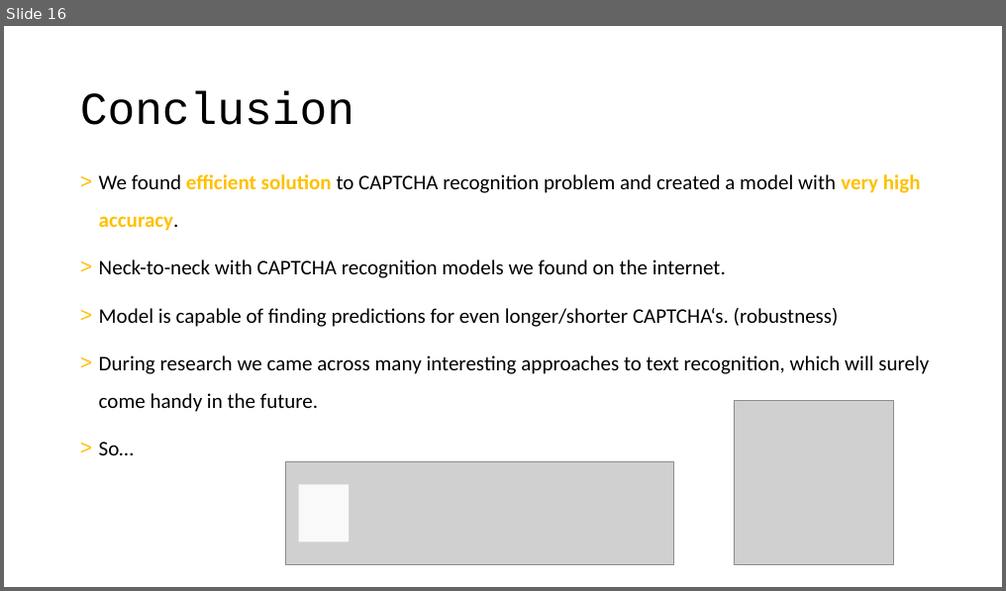
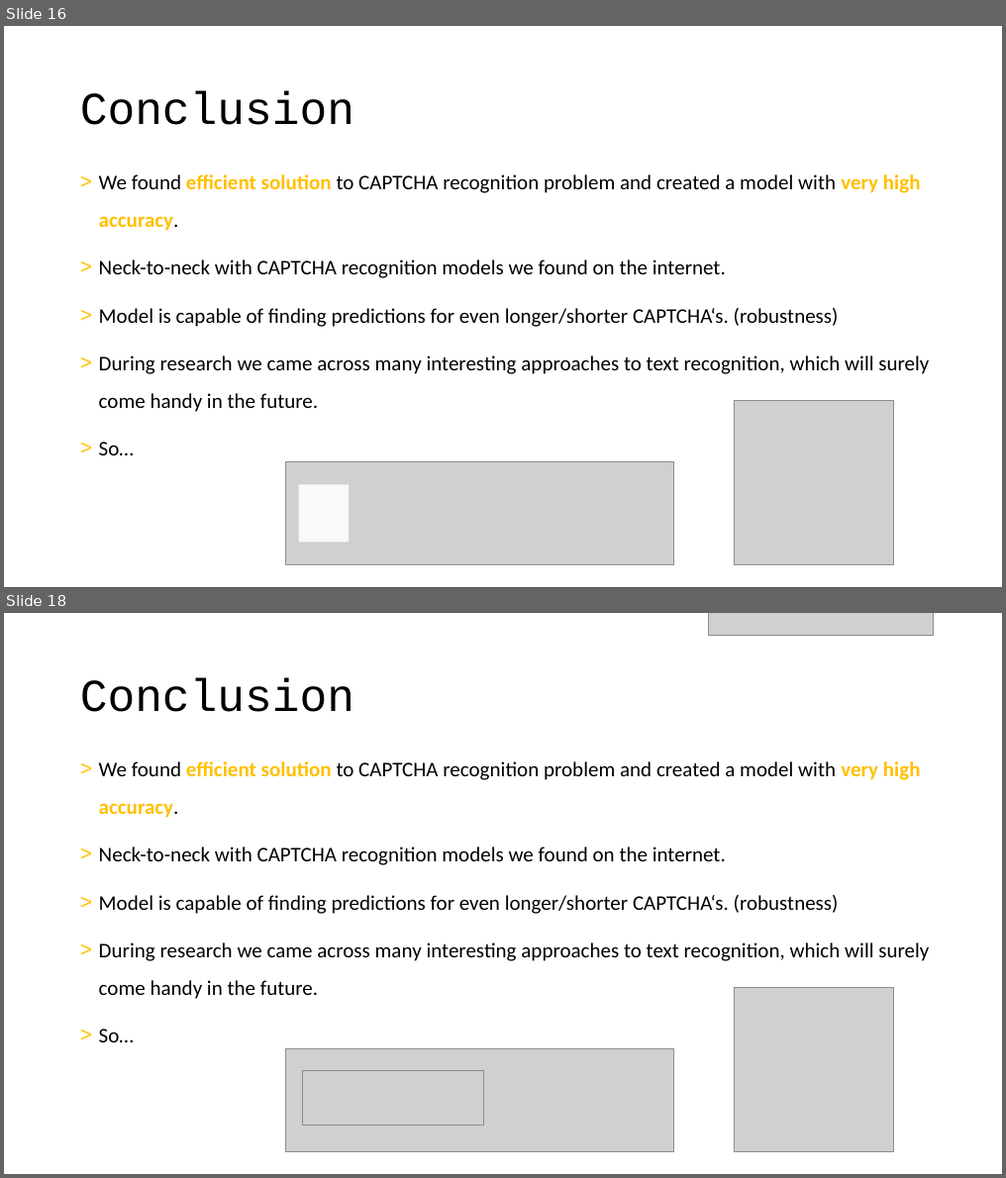
Before and after one commit to Strojove-uceni/final-projects-i_am_not_a_robot, a slide deck: presentation/Final_presentation_draft.pptx. Shown one above the other, each under a label of ours: slide 16 before the commit, slides 16 and 18 after it; the slides between them are not shown. The pictures are 1006x591 and 1006x1178 pixels, drawn with LibreOffice and Linux fonts; fonts in the diff are those of the drawing; grey boxes stand for pictures; background and template pictures are left out. Boxes give left, top, right and bottom in pixels: in the first picture for what was removed or moved away, otherwise in the second. Text is boxed around its words. In the diff, an @@ line names an element or a change of style, - is before the commit and + after.

```diff
--- a/presentation/Final_presentation_draft.pptx
+++ b/presentation/Final_presentation_draft.pptx
@@ slide 18 added at <box>4,613,1002,1174</box>, background #FFFFFF @@
@@ picture added at <box>709,613,934,636</box> @@
@@ title added at <box>80,679,354,712</box>, 44 pt, text #000000 @@
+Conclusion
@@ text added at <box>99,761,929,1043</box>, 20 pt, text #000000 @@
+> We found efficient solution to CAPTCHA recognition problem and created a model with very high accuracy.
+> Neck-to-neck with CAPTCHA recognition models we found on the internet.
+> Model is capable of finding predictions for even longer/shorter CAPTCHA‘s. (robustness)
+> During research we came across many interesting approaches to text recognition, which will surely come handy in the future.
+> So…
@@ picture added at <box>734,988,893,1152</box> @@
@@ picture added at <box>286,1049,674,1152</box> @@
@@ picture added at <box>303,1070,483,1125</box> @@
```
Also in this commit, not shown: 5 slides changed.
